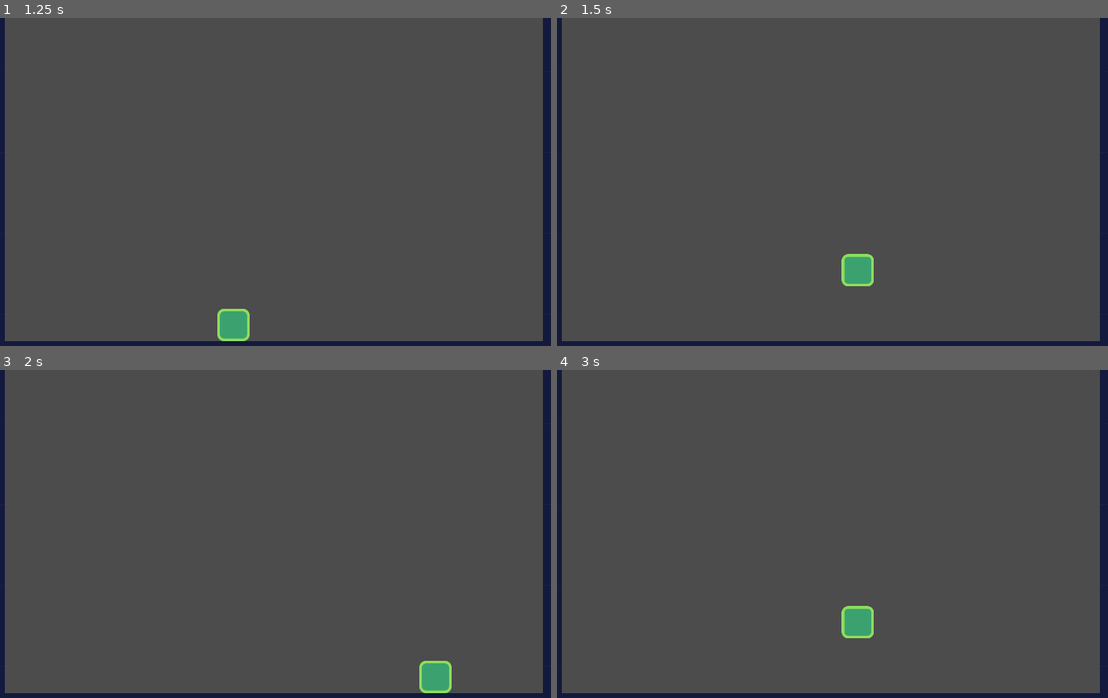
Above: before the commit, frames 1-4 (two rows, left to right).
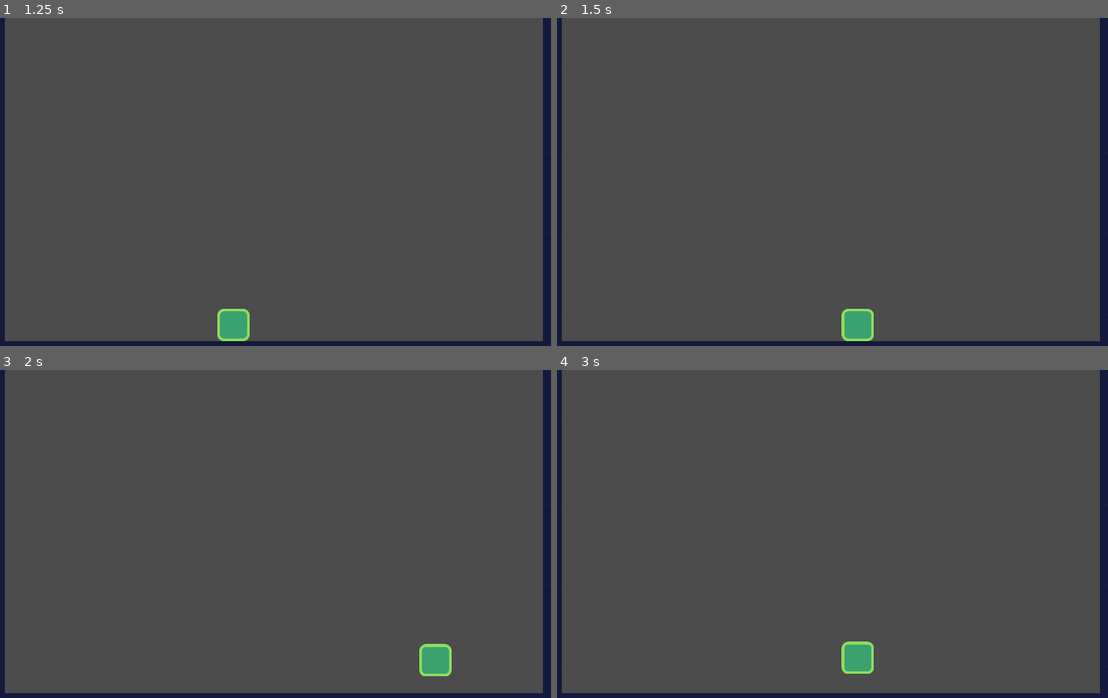
Above: after the commit, the same moments.

Repository: gjscode/firstGDScriptLesson
Game: Godot game, scene res://src/Levels/LevelTemplate.tscn
Same seed, same stepped clock (60 frames per second), same inputs: the game is played once before the commit and once after it.
Inputs:
- Up to frame 1 (1.25 s): tap Enter at 0.5 s; hold D (move_right) from 0.53 s (still down); hold W (jump) from 0.53 s (still down)
- Up to frame 2 (1.5 s): keep holding D (move_right); release W (jump) at 1.28 s; tap W (jump) at 1.35 s
- Up to frame 3 (2 s): keep holding D (move_right); tap W (jump) at 1.52, 1.82 s
- Up to frame 4 (3 s): release D (move_right) at 2.03 s; hold A (move_left) 2.03-2.78 s; hold W (jump) 2.03-2.78 s; hold D (move_right) from 2.78 s (still down); tap W (jump) at 2.85 s

Frame 1 is identical in both runs. In frame 2, 1.1% of the frame differs, in the area x 51-58%, y 71-99%; in frame 3, 0.7%; in frame 4, 1.1%, in the area x 51-58%, y 71-93%.

Commit message:
modulate player jump

Diff:
--- a/Platformer/src/Actors/Actor.gd
+++ b/Platformer/src/Actors/Actor.gd
@@ -18,8 +18,8 @@
 export var gravity: = 3000.0
 
 #Vector2() reprents 2d space (x, y)
-var velocity: = Vector2.ZERO
+var _velocity: = Vector2.ZERO
 
 
-	#using the speed var above, this always return the minimum of the two values, capping how high velocity.y can go
-	##velocity.y = min(speed.y, velocity.y)
+	#using the speed var above, this always return the minimum of the two values, capping how high _velocity.y can go
+	##_velocity.y = min(speed.y, _velocity.y)
--- a/Platformer/src/Actors/Player.gd
+++ b/Platformer/src/Actors/Player.gd
@@ -4,13 +4,16 @@
 #physics_process is a function which godot will call every frame of your game (30-60fps)
 #used for things that require physics (collisions, movement etc)
 func _physics_process(delta: float) -> void:
-	#this "scopes" the variable
+	#placing var before "scopes" the variable
+	#will check to see if the input for jump has been interrupted, and if they are jumping
+	#must be added to calculate_move_velocity()
+	var is_jump_interrupted: = Input.is_action_just_released("jump") and _velocity.y < 0.0
 	var direction: = get_direction()
-	velocity = calculate_move_velocity(velocity, direction, speed)
+	_velocity = calculate_move_velocity(_velocity, direction, speed, is_jump_interrupted)
 	#this will move the player based on the inputed value (which we created in the Actor script)
-	#has delta value built in so no need to * velocity by delta
-	#having (velocity =) at the start will reset velocity to zero when they collide with something
-	velocity = move_and_slide(velocity, FLOOR_NORMAL)
+	#has delta value built in so no need to * _velocity by delta
+	#having (_velocity =) at the start will reset _velocity to zero when they collide with something
+	_velocity = move_and_slide(_velocity, FLOOR_NORMAL)
 
 func get_direction() -> Vector2:
 	return Vector2(
@@ -27,14 +30,15 @@
 
 
 func calculate_move_velocity(
-		#velocity is called linear_velocity in the documentation so we use that
+		#_velocity is called linear_velocity in the documentation so we use that
 		#we are passing each parameter so they can be used within the "scope" of this function
 		#otherwise it would have to be initialized above any function to be "globally" accessible, but that is messy
 		linear_velocity: Vector2,
 		direction: Vector2,
-		speed: Vector2
+		speed: Vector2,
+		is_jump_interrupted: bool
 	) -> Vector2:
-	#new_velocity will start from linear_velocity, it will take the initial velocity
+	#new_velocity will start from linear_velocity, it will take the initial _velocity
 	#it will make some calculations with the other parameters (direction and speed) and return a new value
 	#this new value can then be assigned or stored or processed however we want
 	var new_velocity: = linear_velocity
@@ -46,8 +50,11 @@
 	#get_physics_process_delta_time() returns the delta value we have above in _physics_process
 	new_velocity.y += gravity * get_physics_process_delta_time()
 	#from above, when "jump" is pressed, direction.y becomes -1.0
-	#when that happens, this will override the characters velocity.y
-	#the player's y speed will be applied to velocity
+	#when that happens, this will override the characters _velocity.y
+	#the player's y speed will be applied to _velocity
 	if direction.y == -1.0:
 		new_velocity.y = speed.y * direction.y
+	#will make it so if you stop pressing jump, the jump will end
+	if is_jump_interrupted:
+		new_velocity.y = 0.0
 	return new_velocity
